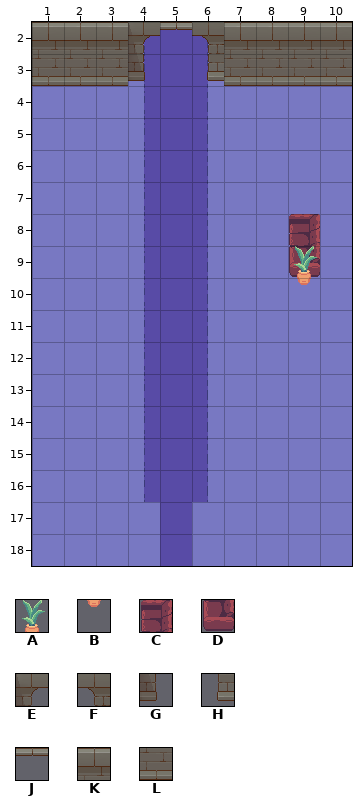
Two states of a Tiled map, assets/levels/hq_lobby.tmx. This is how it looked before the edit.
Cells are 32x32 px. Shown: x 1..10, y 2..18.
Key: from "InteriorTutorial": A 89, B 105, C 207, D 223; from "Structs": E 29, F 30, G 45, H 46; from "Walls": J 18, K 50, L 66.
Objects are placed by their top-left corner, in cells (3,4 is the top-left corner of cell 3,4); size is 1x1 cell unless given.
Layers that did not change in this view are not listed.
Objects on layer "Objects" before:
K "Wall1" at 10,2
K "Wall1" at 9,2
K "Wall1" at 8,2
K "Wall1" at 7,2
K "Wall1" at 3,2
K "Wall1" at 2,2
K "Wall1" at 1,2
F "Gate1" at 6,2
E "Gate1" at 4,2
J "Gate1" at 5,2
L "Wall1" at 1,3
L "Wall1" at 2,3
L "Wall1" at 3,3
L "Wall1" at 7,3
L "Wall1" at 8,3
L "Wall1" at 9,3
L "Wall1" at 10,3
H "Gate1" at 6,3
G "Gate1" at 4,3
C "Couch1" at 9,8
D "Couch1" at 9,9
A "Plant1" at 9,9
B "Plant1" at 9,10
Now the later version:
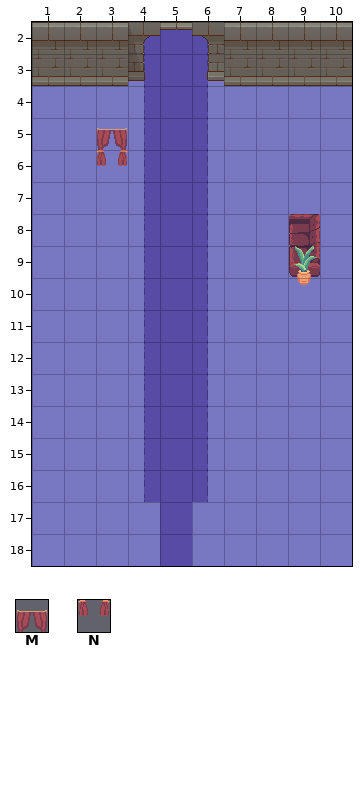
Further tiles: from "InteriorTutorial": M 59, N 75.
Change:
Layer "Objects":
added: M "Curtains1" at 3,5
added: N "Curtains1" at 3,6
